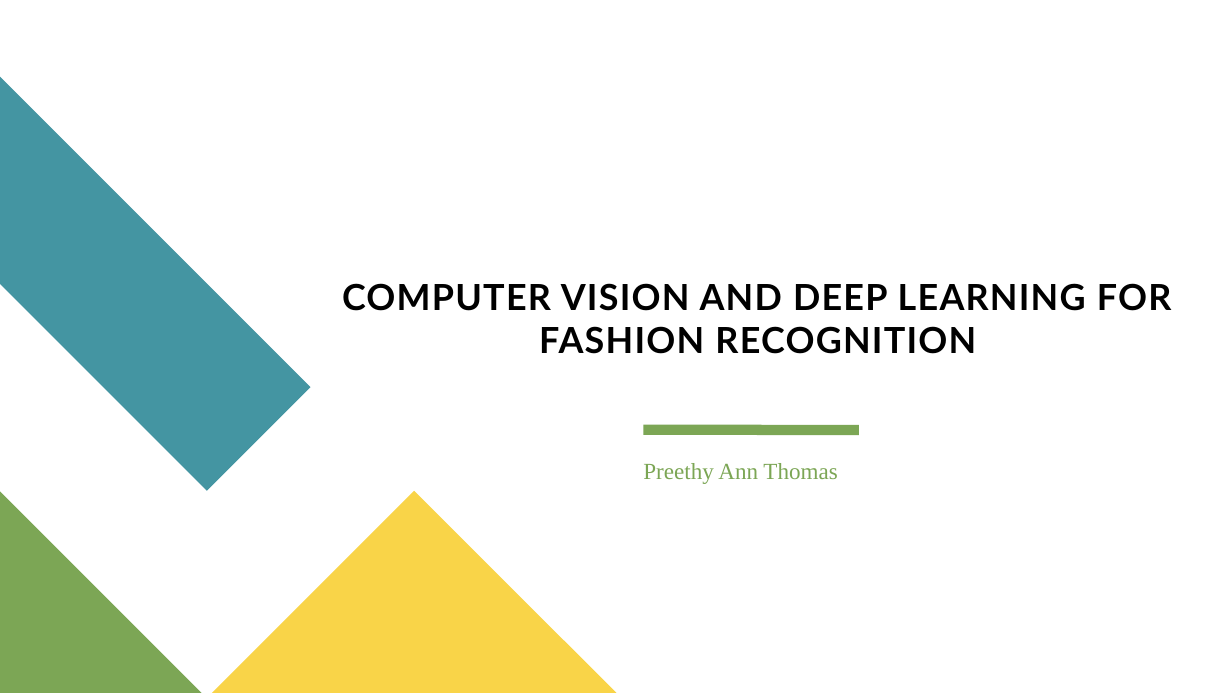
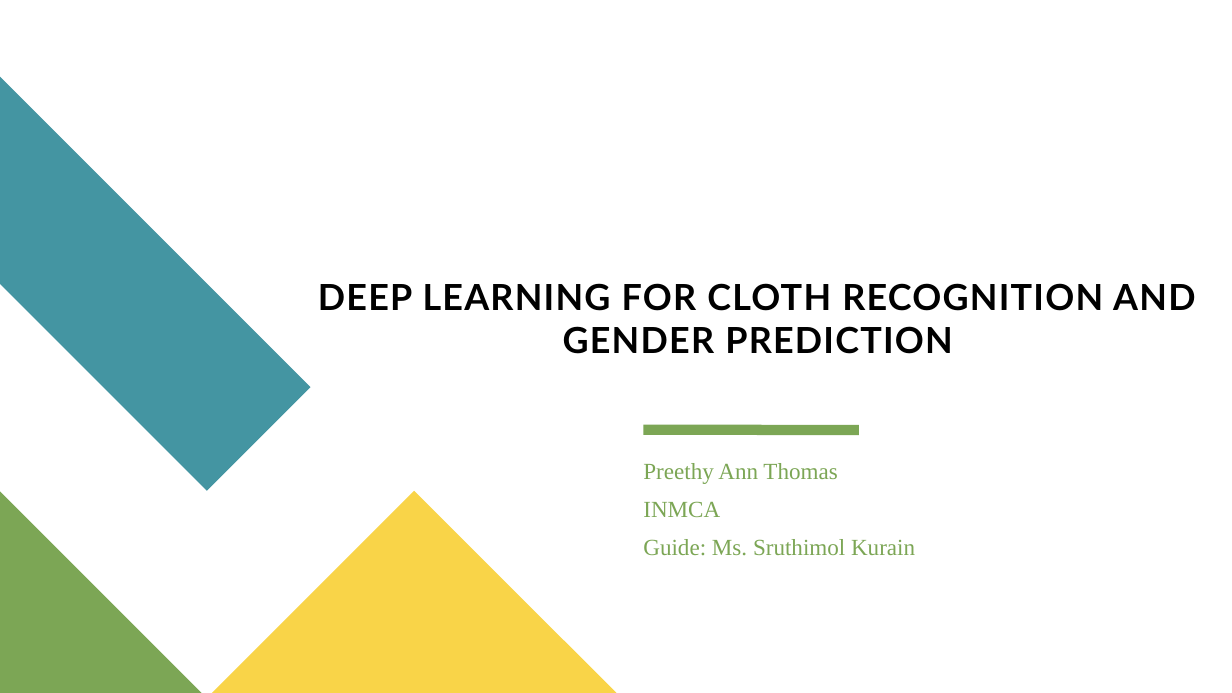
Before and after one commit to preethyannthomas/MiniProject_2024, a slide deck: slide 1 of Documents/Seminar.pptx. Drawn at 1232x693 pixels with LibreOffice and Linux fonts; fonts in the diff are those of the drawing. Boxes give left, top, right and bottom in pixels: in the first picture for what was removed or moved away, otherwise in the second. Text is boxed around its words. In the diff, an @@ line names an element or a change of style, - is before the commit and + after.

```diff
--- a/Documents/Seminar.pptx
+++ b/Documents/Seminar.pptx
@@ title at [318, 283, 1195, 354]: text changed @@
-COMPUTER VISION AND DEEP LEARNING FOR FASHION RECOGNITION
+DEEP LEARNING FOR CLOTH RECOGNITION AND GENDER PREDICTION
@@ text at [643, 501, 915, 555]: paragraphs added @@
+INMCA
+Guide: Ms. Sruthimol Kurain
```
Also in this commit, not shown: 3 other slides changed, 23 slides added, 8 slides removed, 51 other files.
